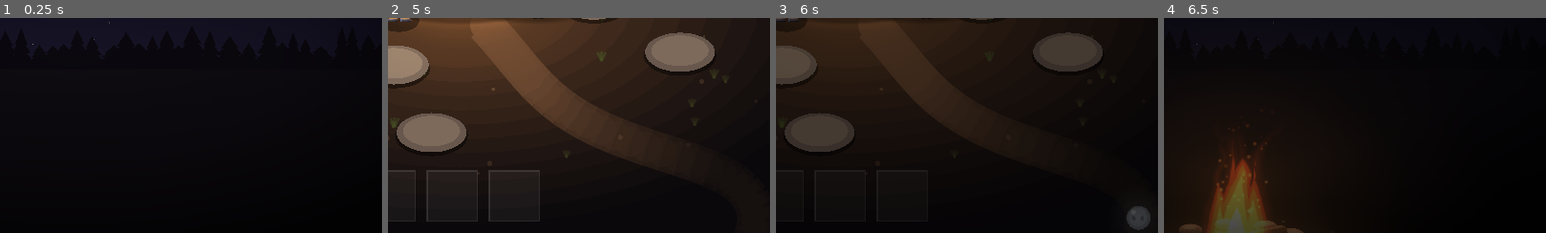
Above: before the commit, frames 1-4 (left to right).
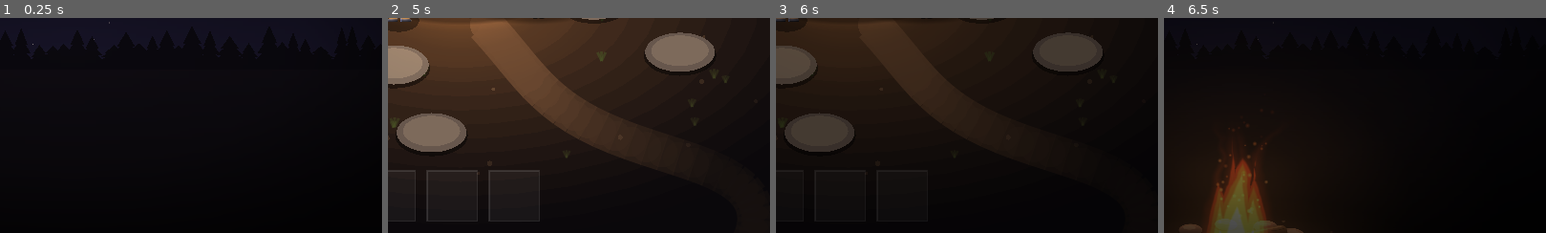
Above: after the commit, the same moments.

Repository: Wut-Lab/Ember-Knight
Game: Godot game, scene res://scenes/title_screen.tscn
Two runs of this game, one before a commit and one after it. Both use one fixed random seed, a clock stepped at 60 frames per second and the inputs below.
Inputs (mouse positions are % of the whole screen's width and height, from its top left):
- Up to frame 1 (0.25 s): no input
- Up to frame 2 (5 s): tap Enter at 0.5, 0.6 s; move the mouse to (72, 45) at 0.52 s; click (72, 45) at 0.67 s; tap Space at 0.77 s; click "Play" at 1.25 s; click (13, 51) at 2.02 s; click "Fight!" at 2.75 s; click "1×" at 3.5 s; click "2×" at 4.25 s
- Up to frame 3 (6 s): click "II" at 5 s; click "Abandon Run" at 5.75 s
- Up to frame 4 (6.5 s): no input
The pictures show only the part of the screen within x 40-90%, y 50-100%; the shares and areas given below are measured in that part.

Frames 1-2 are identical in both runs. In frame 3, 0.5% of the frame differs, in the area x 91-98%, y 87-99%; in frame 4, nothing differs.

Commit message:
Add Mist Wisp: hazy blue flanker that slows Char's attacks nearby
Co-Authored-By: Claude Opus 5.5 <noreply@anthropic.com>
Claude-Session: https://claude.ai/code/session_013BExeNgvXnUdEUVpg6DXvt

Diff:
--- a/scripts/game/battle.gd
+++ b/scripts/game/battle.gd
@@ -268,6 +268,13 @@
 			if st.get("slow", 0.0) > 0.0 and d.world.distance_to(sp.world) <= st["range"]:
 				slow = maxf(slow, st["slow"])
 		sp.slow = slow
+	# Mist Wisps near Char slow its attacks (strongest wins, no stacking).
+	var chill := 0.0
+	for sp in spirits:
+		var r: float = Defs.SPIRITS[sp.kind].get("chill_range", 0.0)
+		if r > 0.0 and not sp.dead and sp.world.distance_to(char_unit.world) <= r:
+			chill = maxf(chill, Defs.SPIRITS[sp.kind]["chill"])
+	char_unit.chill = chill
 	if _spawn_queue.is_empty() and spirits.is_empty():
 		_wave_cleared()
 
--- a/scripts/game/char_unit.gd
+++ b/scripts/game/char_unit.gd
@@ -16,6 +16,7 @@
 var _sprite := Sprite2D.new()
 var _t := 0.0
 var _cool := 0.6
+var chill := 0.0          ## 0..1, attack slow from nearby Mist Wisps
 var _hurt := 0.0
 var _kick := 0.0
 var _mood := "open"
@@ -67,6 +68,8 @@
 	_sprite.scale = Vector2.ONE * size_k / ART_SCALE * Vector2(1.0 + 0.02 * sin(_t * 2.4), 1.0)
 	_sprite.position = Vector2(-80.0 * size_k, -246.0 * size_k + bob)
 	var hue := Color(1, 1, 1)
+	if chill > 0.0:
+		hue = hue.lerp(Color(0.7, 0.85, 1.25), 0.6)
 	if _hurt > 0.0:
 		hue = hue.lerp(Color(1.4, 0.6, 0.6), _hurt)
 	_sprite.modulate = hue
@@ -80,7 +83,7 @@
 		if target:
 			var muzzle := Vector2(0, -150.0 * size_k)
 			battle.shoot(world, muzzle, target, st["damage"], "char")
-			_cool = 1.0 / st["rate"]
+			_cool = 1.0 / (st["rate"] * (1.0 - chill))
 
 
 func _draw() -> void:
--- a/scripts/game/defs.gd
+++ b/scripts/game/defs.gd
@@ -40,6 +40,9 @@
 ## The base spirit. Most normal spirits will be built off the Wisp's numbers.
 const SPIRITS := {
 	"wisp": {"hp": 16.0, "speed": 48.0, "damage": 8.0, "size": 1.0, "color": Color("#d6ecff")},
+	## Techy flanker: a hazy blue Wisp whose chill slows Char's attacks while it is near.
+	"mist_wisp": {"hp": 16.0, "speed": 56.0, "damage": 7.0, "size": 0.85, "color": Color("#8fb8ff"),
+		"chill_range": 120.0, "chill": 0.3},
 }
 
 const NIGHTS := 5
@@ -54,11 +57,17 @@
 
 
 ## Spawn list for one wave: Array of spirit kinds. night/wave are 0-based.
-static func wave_spirits(night: int, wave: int, stop: String, _rng: RandomNumberGenerator) -> Array:
+static func wave_spirits(night: int, wave: int, stop: String, rng: RandomNumberGenerator) -> Array:
 	var count := 3 + night * 2 + wave * 2
+	# Mist Wisps first slip into night 1's last wave, then drift thicker in the hollow.
+	var mist_chance := 0.15 + 0.05 * night
+	if night == 0:
+		mist_chance = 0.1 if wave == 2 else 0.0
+	if stop == "hollow" and night > 0:
+		mist_chance += 0.15
 	var out := []
 	for i in count:
-		out.append("wisp")
+		out.append("mist_wisp" if rng.randf() < mist_chance else "wisp")
 	return out
 
 
--- a/scripts/game/spirit.gd
+++ b/scripts/game/spirit.gd
@@ -2,6 +2,7 @@
 ## A spirit drifting out of the dark along a trail toward the fire.
 ## A little ball of light with a faded glow and two grumpy black eyes.
 ## It makes its own light, so it shows up even far out in the dark.
+## The Mist Wisp is a smaller, hazy blue version wrapped in drifting puffs.
 
 signal banished(spirit)
 signal reached_fire(spirit)
@@ -94,10 +95,18 @@
 	if _flash > 0.0:
 		col = col.lerp(Color.WHITE, 0.8)
 	# Faded glow: a soft radial falloff around the ball.
-	var gr: float = s * 2.8 * pulse
-	draw_texture_rect(_glow_tex(), Rect2(-gr, -gr, gr * 2.0, gr * 2.0), false, Color(col, 0.55 * alpha))
-	# The ball of light, brighter at its heart.
-	draw_circle(Vector2.ZERO, s, Color(col, 0.95 * alpha))
+	var mist := kind == "mist_wisp"
+	var gr: float = s * (3.4 if mist else 2.8) * pulse
+	draw_texture_rect(_glow_tex(), Rect2(-gr, -gr, gr * 2.0, gr * 2.0), false, Color(col, (0.4 if mist else 0.55) * alpha))
+	if mist:
+		# Haze: soft puffs drifting slowly around the ball.
+		for i in 5:
+			var a := _t * 0.7 + TAU * i / 5.0
+			var off := Vector2(cos(a), sin(a) * 0.6) * s * (0.9 + 0.25 * sin(_t * 1.3 + i))
+			var pr := s * (0.9 + 0.2 * sin(_t * 2.0 + i * 1.7))
+			draw_texture_rect(_glow_tex(), Rect2(off.x - pr, off.y - pr, pr * 2.0, pr * 2.0), false, Color(col, 0.45 * alpha))
+	# The ball of light, brighter at its heart (fainter and see-through for mist).
+	draw_circle(Vector2.ZERO, s, Color(col, (0.7 if mist else 0.95) * alpha))
 	draw_circle(Vector2(-s * 0.05, -s * 0.05), s * 0.78, Color(1, 1, 1, 0.25 * alpha))
 	draw_circle(Vector2(-s * 0.42, -s * 0.48), s * 0.2, Color(1, 1, 1, 0.7 * alpha))
 	# Two grumpy black eyes, glancing toward the fire: ovals with the top
